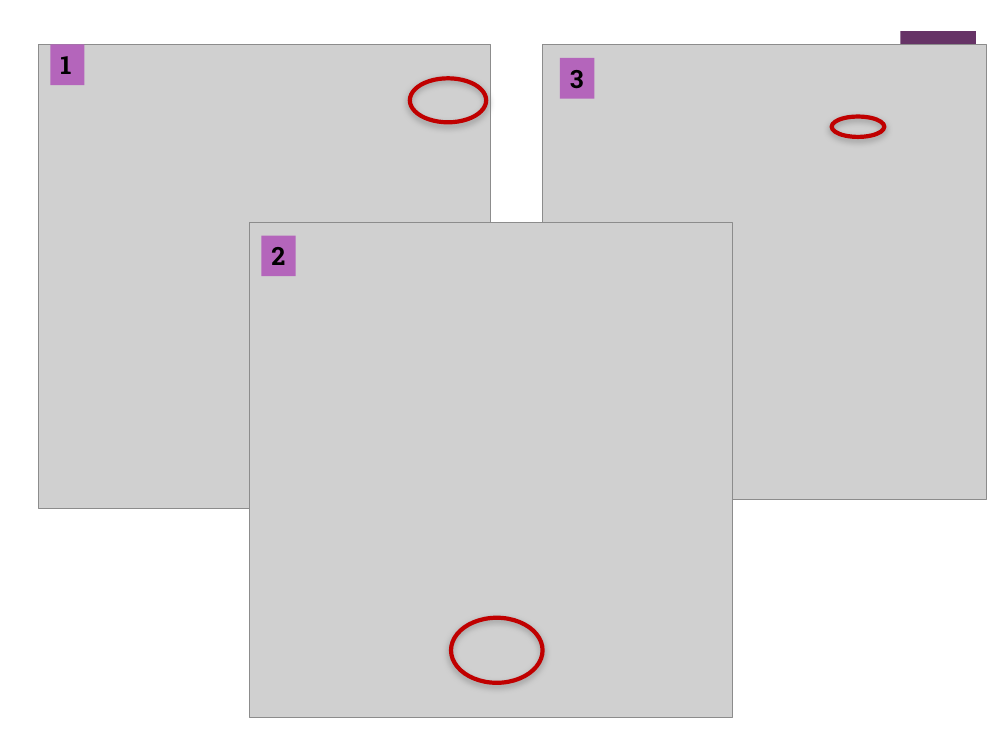
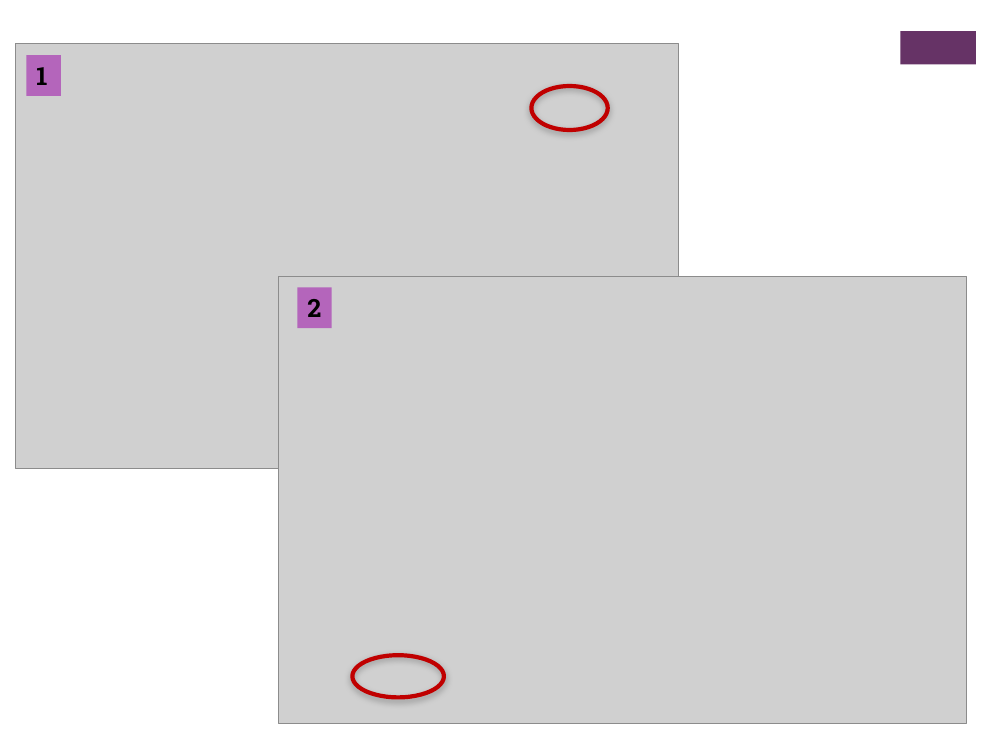
Before and after one commit to carboned4/C_C_U-2015-10, a slide deck: slide 4 of Aula 09/G10 - Apresentacao - Lab09.pptx. Drawn at 1008x756 pixels with LibreOffice and Linux fonts; fonts in the diff are those of the drawing; grey boxes stand for pictures. Boxes give left, top, right and bottom in pixels: in the first picture for what was removed or moved away, otherwise in the second. Text is boxed around its words. In the diff, an @@ line names an element or a change of style, - is before the commit and + after.

Commit message:
ppt final

```diff
--- a/Aula 09/G10 - Apresentacao - Lab09.pptx
+++ b/Aula 09/G10 - Apresentacao - Lab09.pptx
@@ picture: place and size @@
-picture at (38,44,491,508)
+picture at (15,43,678,469)
@@ rectangle "1": place and size @@
-rectangle "1" at (50,44,85,85)
+rectangle "1" at (26,55,60,96)
@@ picture removed at (542,44,986,499) @@
@@ rectangle removed at (560,57,595,98) @@
-3
@@ ellipse: place and size @@
-ellipse at (410,79,487,123)
+ellipse at (531,86,608,130)
@@ ellipse removed at (832,117,884,137) @@
@@ picture: place and size @@
-picture at (249,223,732,718)
+picture at (278,276,967,723)
@@ rectangle "2": place and size @@
-rectangle "2" at (261,236,295,276)
+rectangle "2" at (297,287,332,328)
@@ ellipse: place and size @@
-ellipse at (451,618,542,683)
+ellipse at (353,655,445,698)
```
Also in this commit, not shown: 3 other slides changed, 4 slides added, 4 slides removed, 1 other file.
